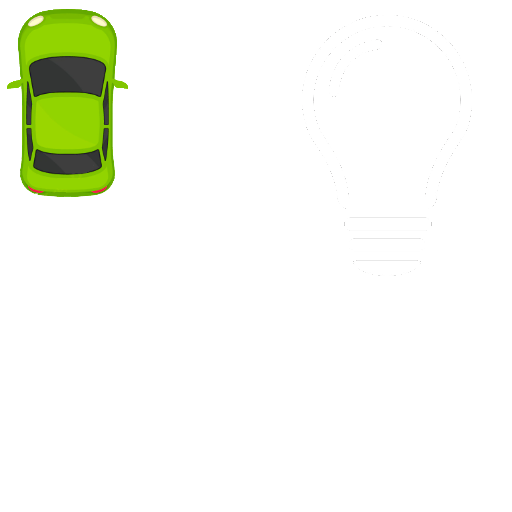
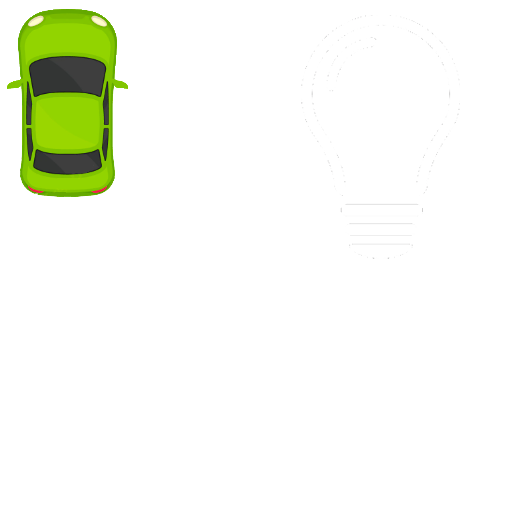
Layer changes from the first (512, 512) image to the second:
painted on "Lightbulb" over left=301, top=15, right=472, bottom=276
